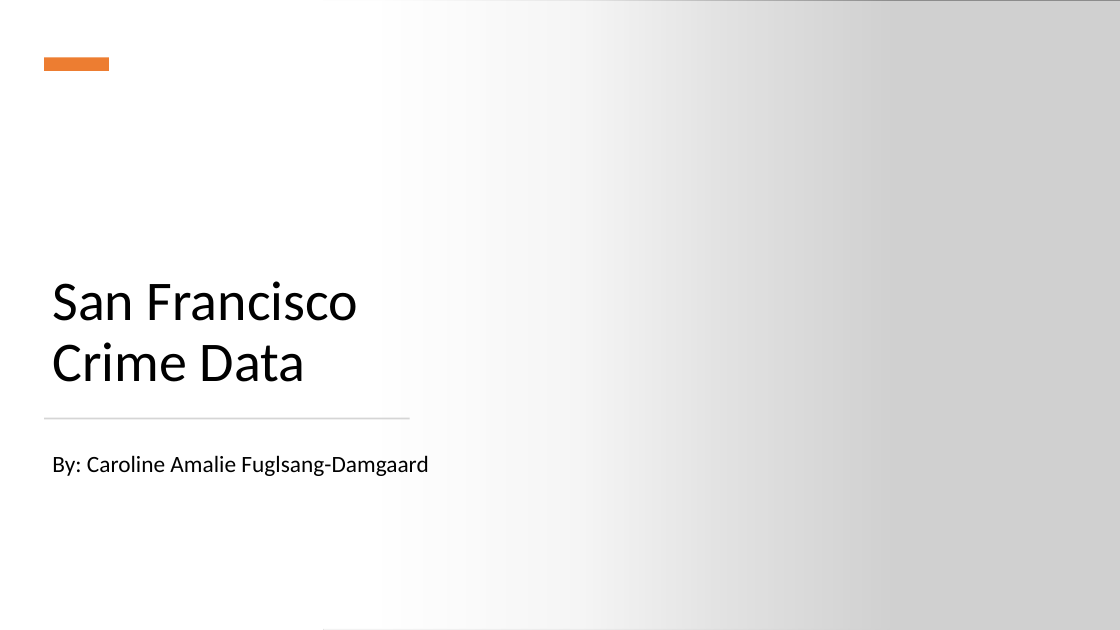
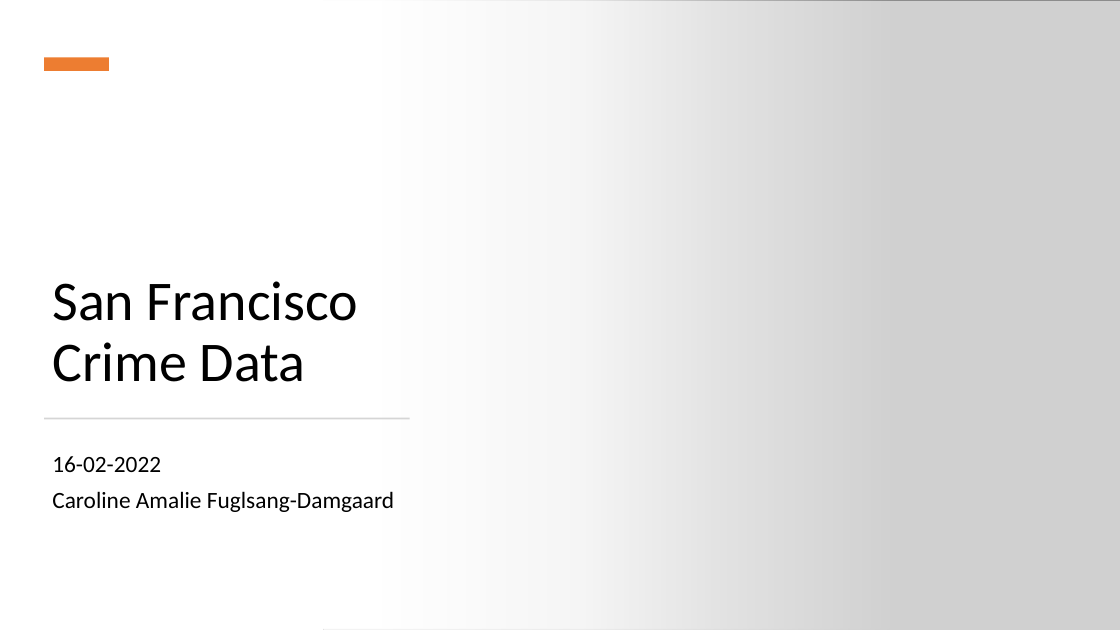
Before and after one commit to CarolineFuglsang/san_francisco_crime_data, a slide deck: slide 1 of presentation/San Francisco Crime Data.pptx. Drawn at 1120x630 pixels with LibreOffice and Linux fonts; fonts in the diff are those of the drawing; grey boxes stand for pictures. Boxes give left, top, right and bottom in pixels: in the first picture for what was removed or moved away, otherwise in the second. Text is boxed around its words. In the diff, an @@ line names an element or a change of style, - is before the commit and + after.

```diff
--- a/presentation/San Francisco Crime Data.pptx
+++ b/presentation/San Francisco Crime Data.pptx
@@ subtitle at <box>52,456,394,512</box>: text changed @@
-By: Caroline Amalie Fuglsang-Damgaard
+16-02-2022
+Caroline Amalie Fuglsang-Damgaard
```
Also in this commit, not shown: 1 other slide changed, 10 slides added, 6 slides removed.
